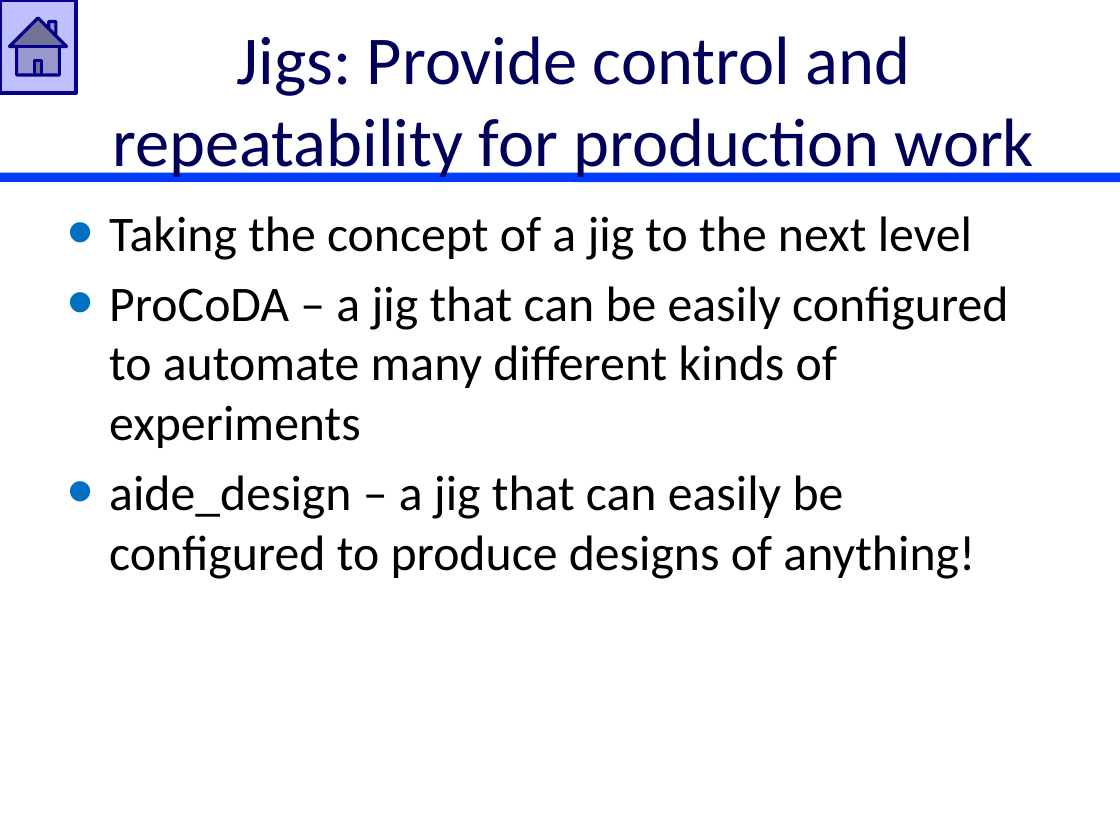
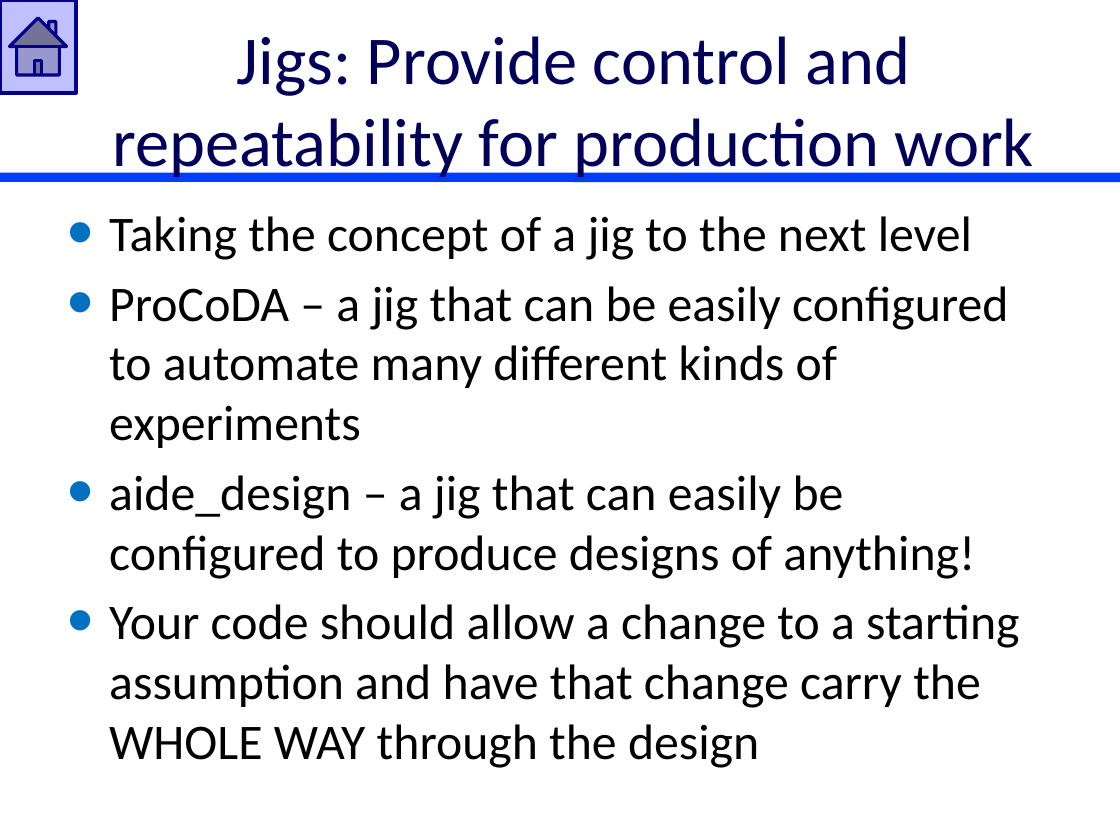
Before and after one commit to AguaClara/SWOT, a slide deck: slide 14 of Lectures/In Class/Design Reflections.pptx. Drawn at 1120x840 pixels with LibreOffice and Linux fonts; fonts in the diff are those of the drawing. Boxes give left, top, right and bottom in pixels: in the first picture for what was removed or moved away, otherwise in the second. Text is boxed around its words. In the diff, an @@ line names an element or a change of style, - is before the commit and + after.

Commit message:
update lectures

```diff
--- a/Lectures/In Class/Design Reflections.pptx
+++ b/Lectures/In Class/Design Reflections.pptx
@@ text at box(109, 604, 1019, 768): paragraph added @@
+• Your code should allow a change to a starting assumption and have that change carry the WHOLE WAY through the design
```
Also in this commit, not shown: 1 other slide changed, 1 other file.
